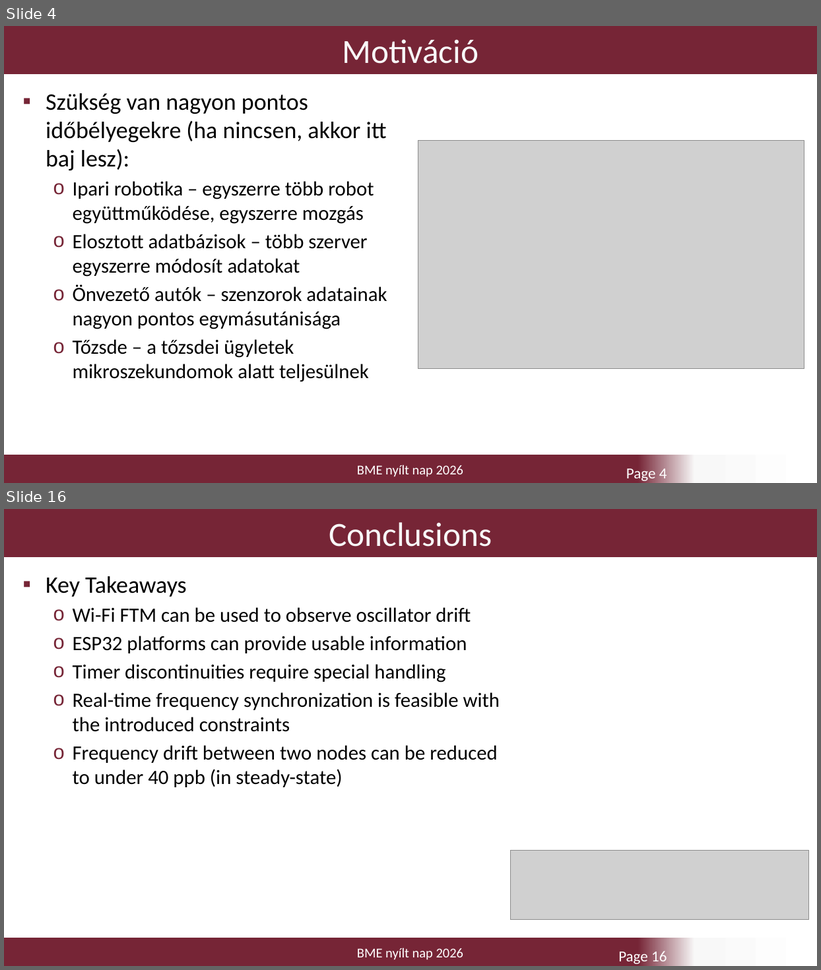
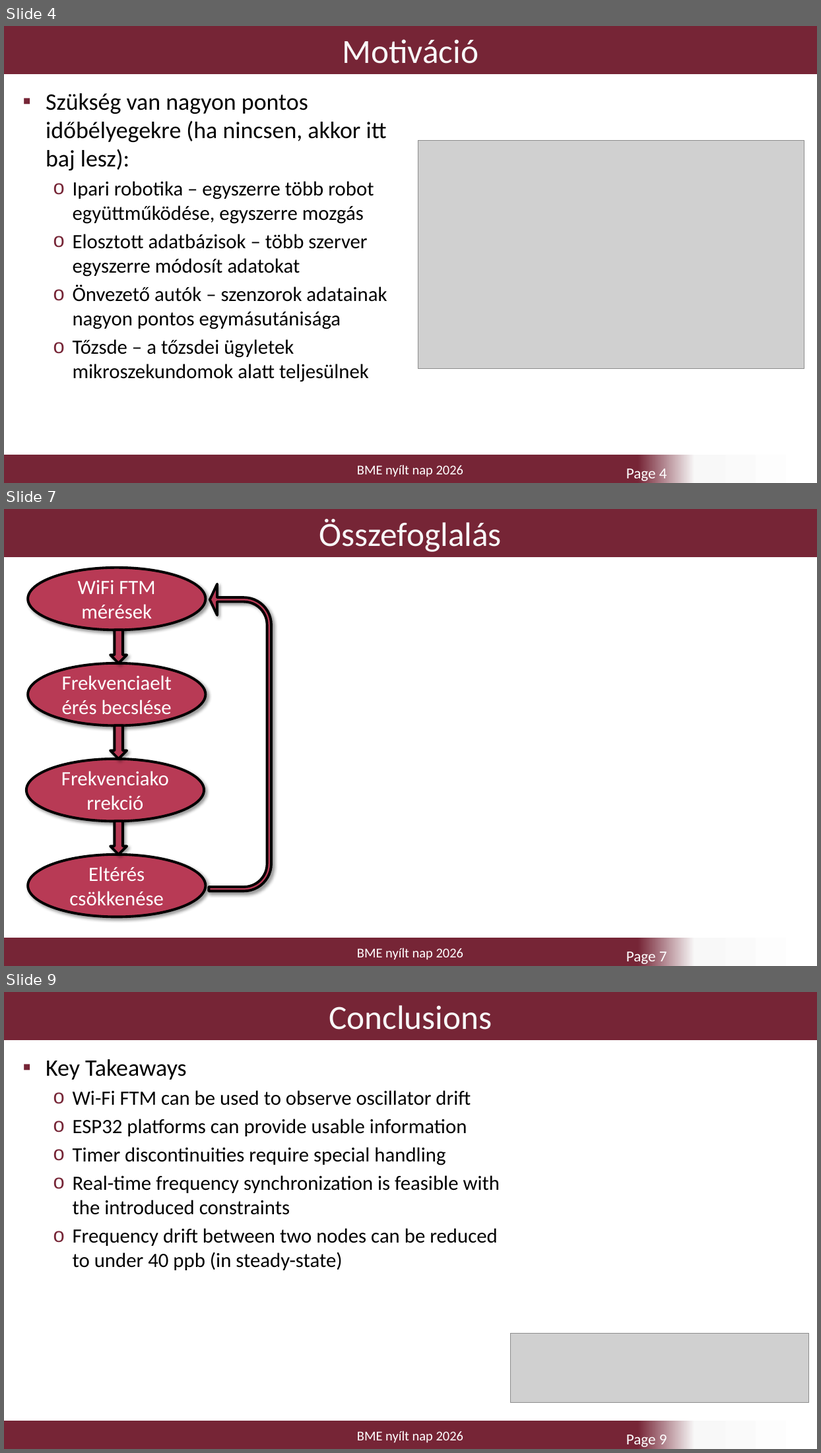
Before and after one commit to mineroni/FTMQuartzDriftDemonstrator, a slide deck: FTM_nyilt_nap.pptx. Shown one above the other, each under a label of ours: slides 4 and 16 before the commit, slides 4, 7 and 9 after it; the slides between them are not shown. The pictures are 821x970 and 821x1453 pixels, drawn with LibreOffice and Linux fonts; fonts in the diff are those of the drawing; grey boxes stand for pictures; background and template pictures are left out. Boxes give left, top, right and bottom in pixels: in the first picture for what was removed or moved away, otherwise in the second. Text is boxed around its words. In the diff, an @@ line names an element or a change of style, - is before the commit and + after.

```diff
--- a/FTM_nyilt_nap.pptx
+++ b/FTM_nyilt_nap.pptx
@@ slide 7 added at <box>4,509,817,966</box>, background #FFFFFF; not listed: 1 template element that a slide beside it also shows @@
@@ title added at <box>4,509,817,557</box>, fill #762536, 40 pt, text #F8F8F8 @@
+Összefoglalás
@@ ellipse added at <box>28,568,205,630</box>, fill #B83A55, outline #000000 3 pt, 24 pt, text #FFFFFF @@
+WiFi FTM mérések
@@ uturn arrow added at <box>209,584,271,891</box>, fill #B83A55, outline #000000 3 pt @@
@@ down arrow added at <box>110,630,127,663</box>, fill #B83A55, outline #000000 3 pt @@
@@ ellipse added at <box>28,663,205,725</box>, fill #B83A55, outline #000000 3 pt, 24 pt, text #FFFFFF @@
+Frekvenciaeltérés becslése
@@ down arrow added at <box>110,725,127,759</box>, fill #B83A55, outline #000000 3 pt @@
@@ ellipse added at <box>26,759,204,821</box>, fill #B83A55, outline #000000 3 pt, 24 pt, text #FFFFFF @@
+Frekvenciakorrekció
@@ down arrow added at <box>110,821,127,855</box>, fill #B83A55, outline #000000 3 pt @@
@@ ellipse added at <box>28,855,205,917</box>, fill #B83A55, outline #000000 3 pt, 24 pt, text #FFFFFF @@
+Eltérés csökkenése
@@ page number added at <box>626,952,667,964</box>, 18 pt, text #FFFFFF @@
+Page 7
@@ what was slide 16 is now slide 9 @@
@@ page number at <box>626,1435,667,1447</box>: text changed @@
-Page 16
+Page 9
```
Also in this commit, not shown: 2 other slides added, 10 slides removed.
